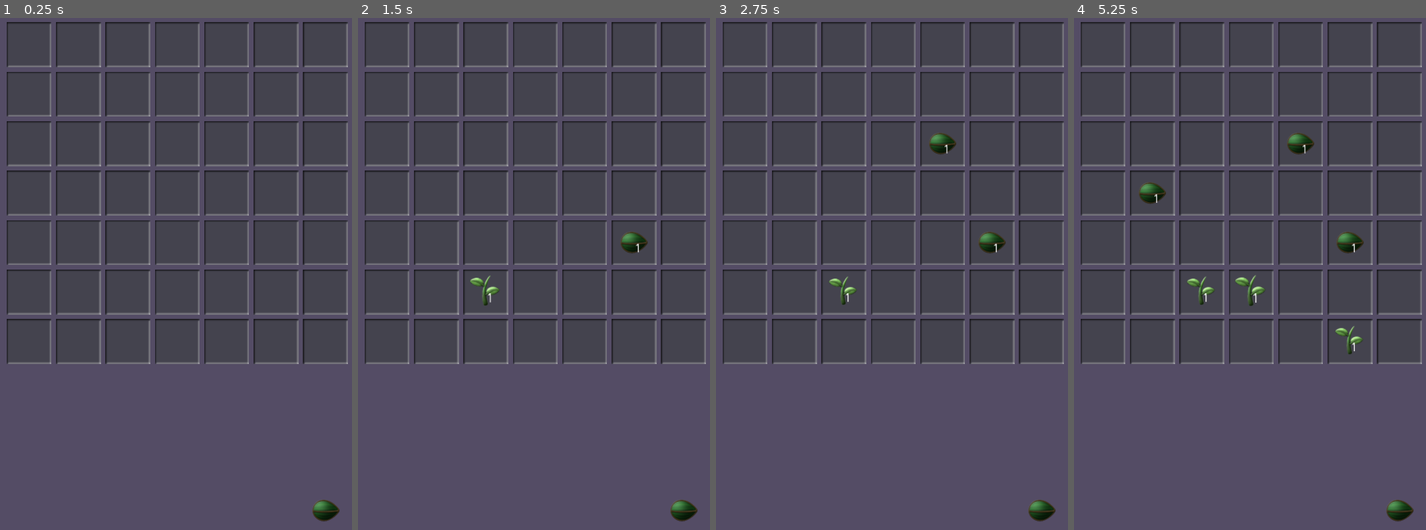
Above: before the commit, frames 1-4 (left to right).
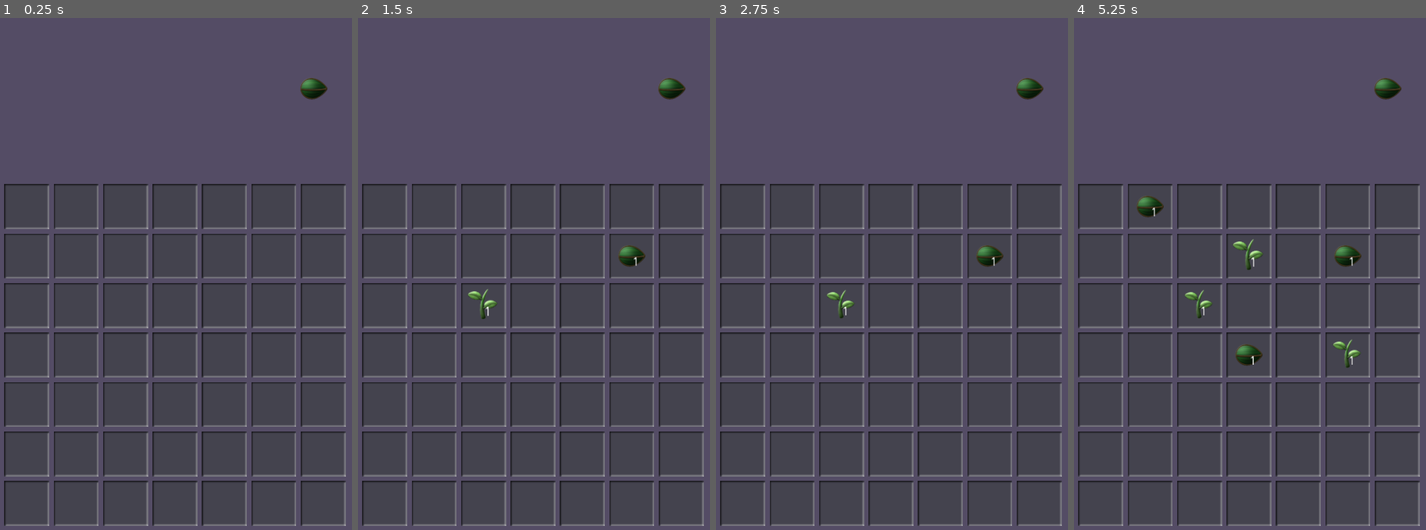
Above: after the commit, the same moments.

Repository: vibrunazo/godot-ttt
Game: Godot game, scene res://scenes/main.tscn
Two runs of this game, one before a commit and one after it. Both use one fixed random seed, a clock stepped at 60 frames per second and the inputs below.
Inputs (mouse positions are in pixels of both pictures, inside the frame that each line leads up to):
- Up to frame 1 (0.25 s): no input
- Up to frame 2 (1.5 s): tap Enter at 0.5 s; move the mouse to (611, 243) at 0.52 s; press the mouse at (611, 243) at 0.53 s; tap Space at 1.25 s; move the mouse to (460, 294) at 1.27 s; release the mouse at (460, 294) at 1.28 s; click (460, 294) at 1.35 s
- Up to frame 3 (2.75 s): tap Enter at 2 s; move the mouse to (927, 151) at 2.02 s; press the mouse at (927, 151) at 2.03 s
- Up to frame 4 (5.25 s): tap Space at 2.75, 4.25 s; move the mouse to (1232, 376) at 2.77 s; release the mouse at (1232, 376) at 2.78 s; click (1232, 376) at 2.85 s; tap Enter at 3.5 s; move the mouse to (1355, 350) at 3.52 s; press the mouse at (1355, 350) at 3.53 s; move the mouse to (1140, 186) at 4.27 s; release the mouse at (1140, 186) at 4.28 s; click (1140, 186) at 4.35 s; move the mouse to (1267, 268) at 5.02 s; press the mouse at (1267, 268) at 5.03 s

The runs differ from the first frame. In frame 1, 16% of the frame differs, in the area x 1-99%, y 0-100%; in frame 2, 17%; in frame 3, 17%; in frame 4, 18%.

Commit message:
grid to bottom

Diff:
--- a/scenes/grid.gd
+++ b/scenes/grid.gd
@@ -32,8 +32,8 @@
 
 func _input(event):
 	if event.is_action_pressed("ui_touch") && state == 'play':
-#		print(event.as_text())
-		var tile = pixel_to_grid(event.position.x, event.position.y)
+		print(event.as_text())
+		var tile = pixel_to_grid(event.position.x - global_position.x, event.position.y - global_position.y)
 		if (!is_tile_in_grid(tile)): return
 		if (tiles[tile.x][tile.y] != null): return
 		play_piece_at_tile(tile)
--- a/scenes/main.gd
+++ b/scenes/main.gd
@@ -19,4 +19,4 @@
 func _on_grid_played_turn(grid_ref: Grid):
 	var next = grid_ref.next
 	var tex = grid_ref.get_tex_from_type(next)
-	$UI/next.set_next(tex)
+	$next.set_next(tex)
--- a/scenes/main.tscn
+++ b/scenes/main.tscn
@@ -13,9 +13,26 @@
 color = Color( 0.333333, 0.3, 0.4, 1 )
 
 [node name="next" parent="." instance=ExtResource( 1 )]
+anchor_top = 0.0
+anchor_bottom = 0.0
+margin_left = -155.0
+margin_top = 134.0
+margin_right = -27.0
+margin_bottom = 262.0
 
-[node name="grid" parent="." instance=ExtResource( 2 )]
+[node name="Control" type="Control" parent="."]
+anchor_left = 0.5
+anchor_top = 1.0
+anchor_right = 0.5
+anchor_bottom = 1.0
+margin_left = -400.0
+margin_top = -800.0
+margin_right = 400.0
+
+[node name="grid" parent="Control" instance=ExtResource( 2 )]
 width = 7
 height = 7
 tile_size = Vector2( 100, 100 )
-start_pos = Vector2( 75, 100 )
+start_pos = Vector2( 70, 60 )
+
+[connection signal="played_turn" from="Control/grid" to="." method="_on_grid_played_turn"]
